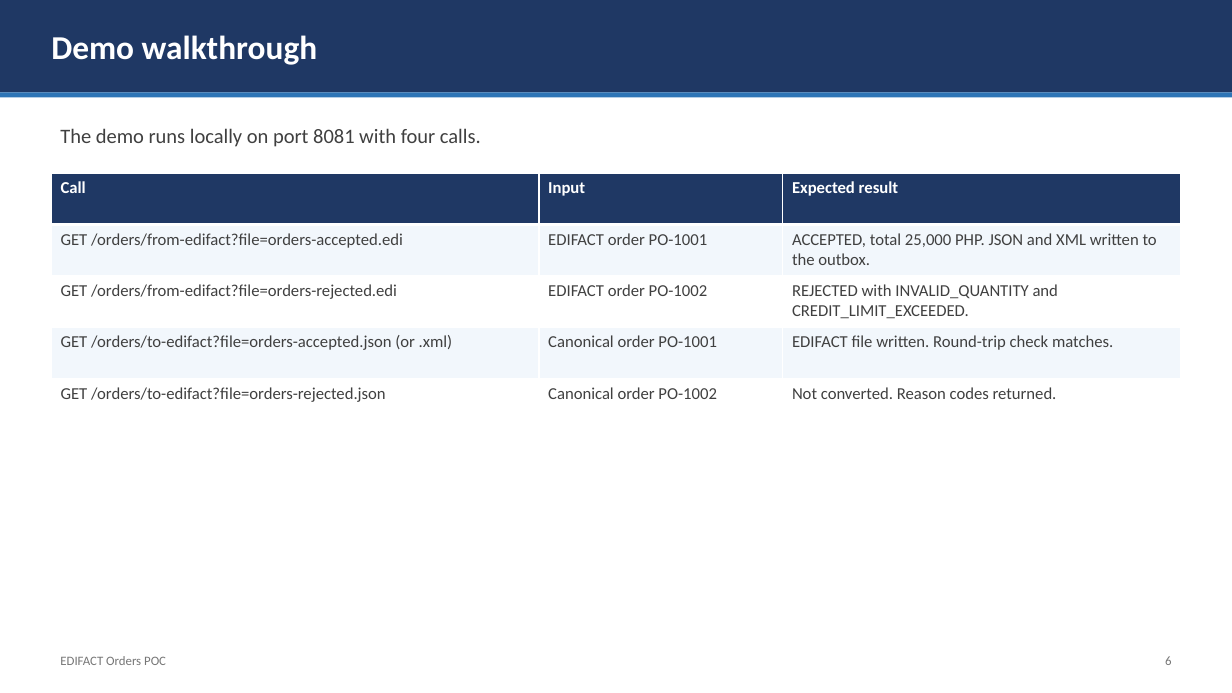
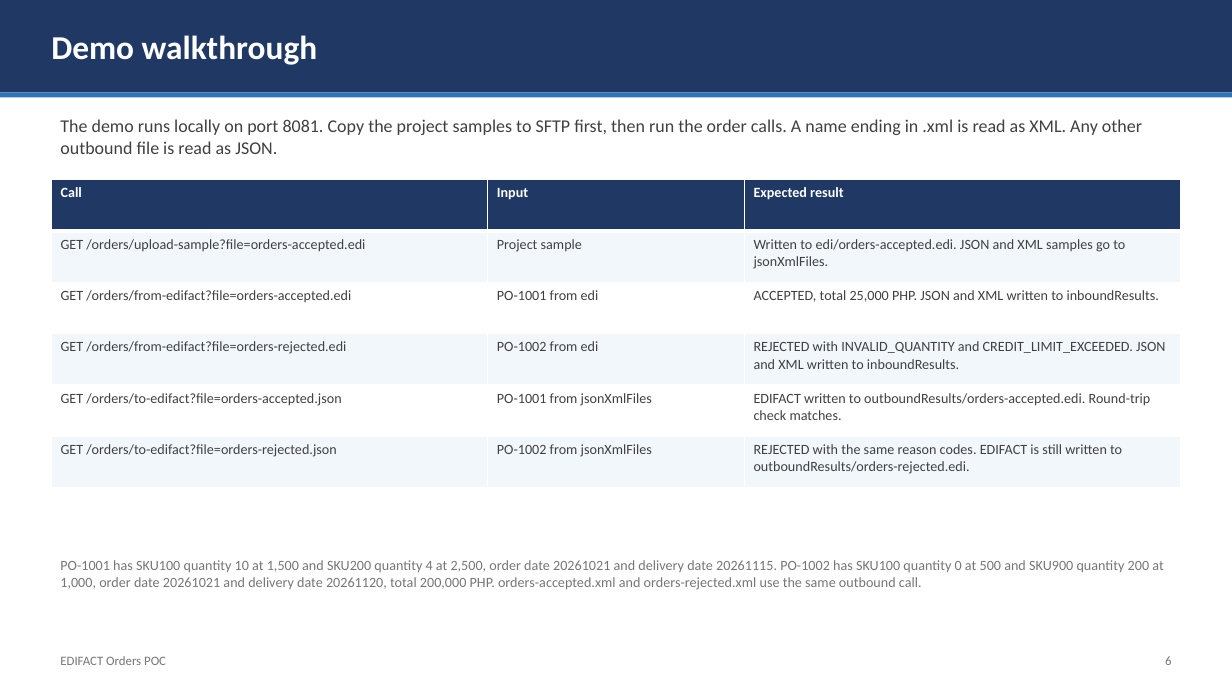
Before and after one commit to subhash-builds/edifact-orders-poc, a slide deck: slide 6 of EDIFACT-Orders-POC.pptx. Drawn at 1232x693 pixels with LibreOffice and Linux fonts; fonts in the diff are those of the drawing. Boxes give left, top, right and bottom in pixels: in the first picture for what was removed or moved away, otherwise in the second. Text is boxed around its words. In the diff, an @@ line names an element or a change of style, - is before the commit and + after.

Commit message:
Updated PPT

```diff
--- a/EDIFACT-Orders-POC.pptx
+++ b/EDIFACT-Orders-POC.pptx
@@ text at box(60, 119, 1142, 154): text changed; size 16 to 14 pt @@
-The demo runs locally on port 8081 with four calls.
+The demo runs locally on port 8081. Copy the project samples to SFTP first, then run the order calls. A name ending in .xml is read as XML. Any other outbound file is read as JSON.
@@ table at box(52, 179, 1181, 487) @@
-row 2: GET /orders/from-edifact?file=orders-accepted.edi | EDIFACT order PO-1001 | ACCEPTED, total 25,000 PHP. JSON and XML written to the outbox.
-row 3: GET /orders/from-edifact?file=orders-rejected.edi | EDIFACT order PO-1002 | REJECTED with INVALID_QUANTITY and CREDIT_LIMIT_EXCEEDED.
-row 4: GET /orders/to-edifact?file=orders-accepted.json (or .xml) | Canonical order PO-1001 | EDIFACT file written. Round-trip check matches.
-row 5: GET /orders/to-edifact?file=orders-rejected.json | Canonical order PO-1002 | Not converted. Reason codes returned.
+row 2: GET /orders/upload-sample?file=orders-accepted.edi | Project sample | Written to edi/orders-accepted.edi. JSON and XML samples go to jsonXmlFiles.
+row 3: GET /orders/from-edifact?file=orders-accepted.edi | PO-1001 from edi | ACCEPTED, total 25,000 PHP. JSON and XML written to inboundResults.
+row 4: GET /orders/from-edifact?file=orders-rejected.edi | PO-1002 from edi | REJECTED with INVALID_QUANTITY and CREDIT_LIMIT_EXCEEDED. JSON and XML written to inboundResults.
+row 5: GET /orders/to-edifact?file=orders-accepted.json | PO-1001 from jsonXmlFiles | EDIFACT written to outboundResults/orders-accepted.edi. Round-trip check matches.
+row 6: GET /orders/to-edifact?file=orders-rejected.json | PO-1002 from jsonXmlFiles | REJECTED with the same reason codes. EDIFACT is still written to outboundResults/orders-rejected.edi.
@@ table: place and size @@
-table at box(52, 174, 1182, 431)
+table at box(52, 179, 1181, 487)
@@ text added at box(60, 560, 1163, 590), 11 pt, text #767676 @@
+PO-1001 has SKU100 quantity 10 at 1,500 and SKU200 quantity 4 at 2,500, order date 20261021 and delivery date 20261115. PO-1002 has SKU100 quantity 0 at 500 and SKU900 quantity 200 at 1,000, order date 20261021 and delivery date 20261120, total 200,000 PHP. orders-accepted.xml and orders-rejected.xml use the same outbound call.
```
Also in this commit, not shown: 8 other slides changed.
